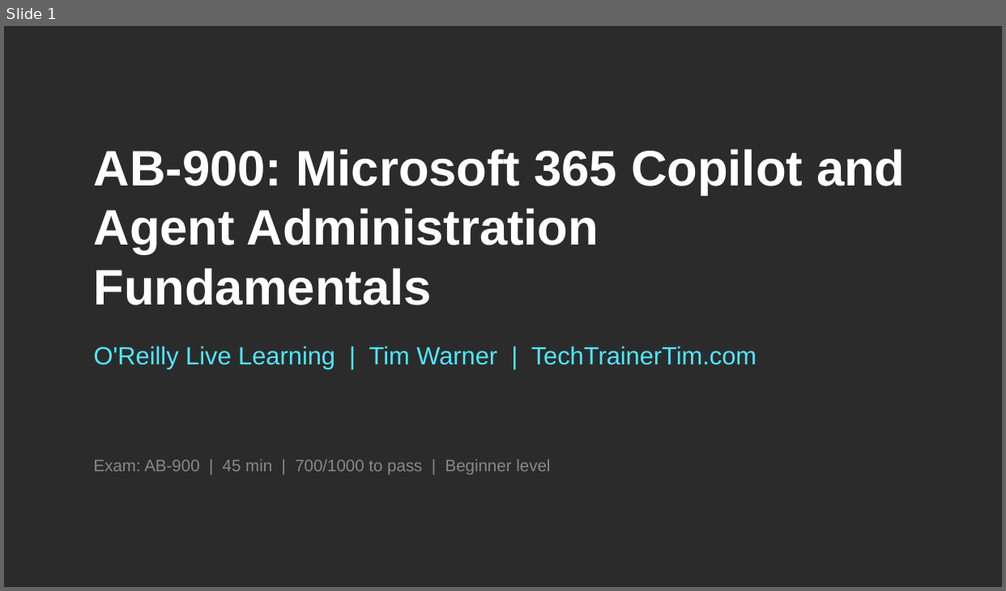
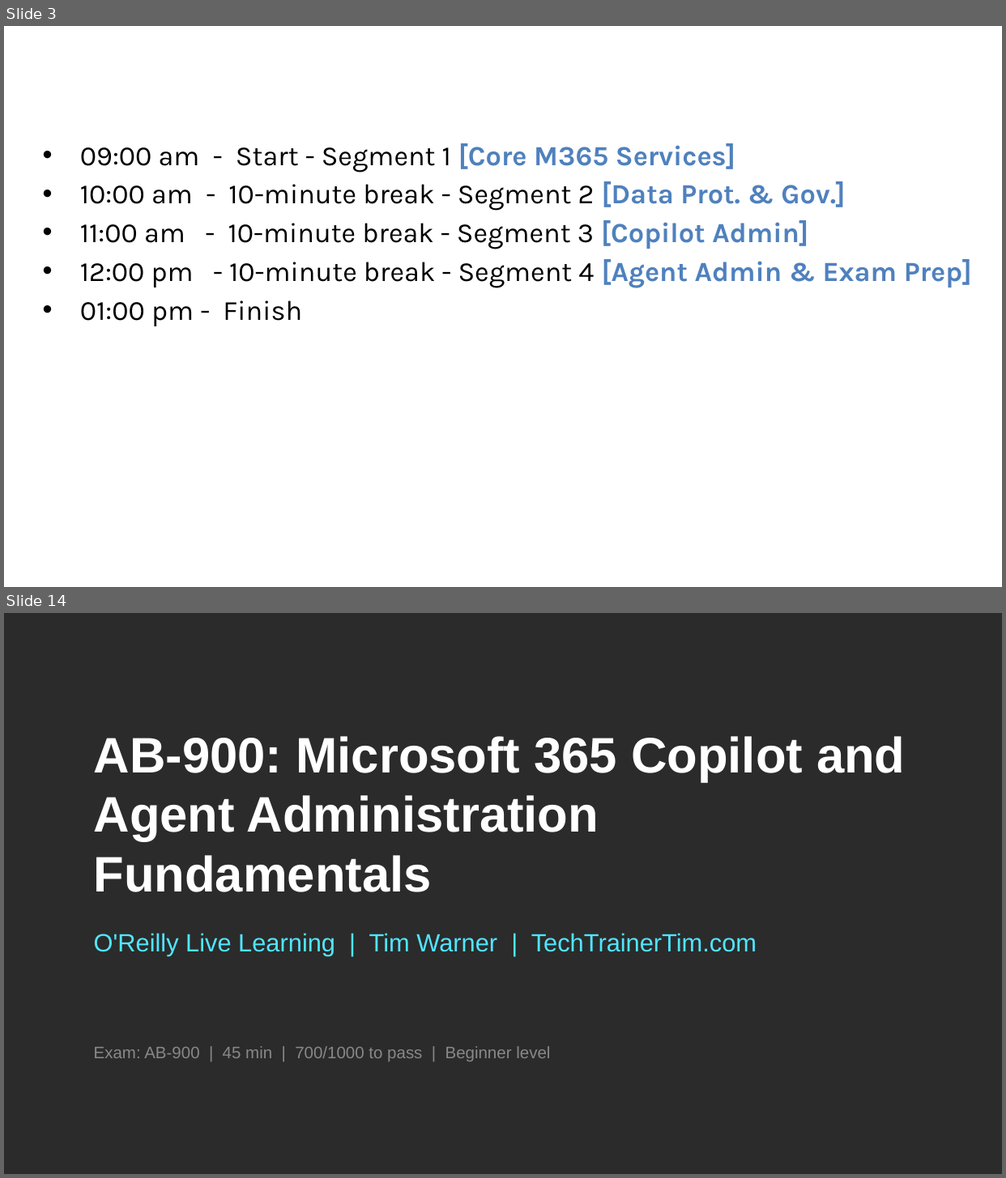
Before and after one commit to timothywarner-org/ab900, a slide deck: warner-ab900-July-2026.pptx. Shown one above the other, each under a label of ours: slide 1 before the commit, slides 3 and 14 after it; the slides between them are not shown. The pictures are 1006x591 and 1006x1178 pixels, drawn with LibreOffice and Linux fonts; fonts in the diff are those of the drawing; background and template pictures are left out; a plain dark background stands for a picture behind light text. Boxes give left, top, right and bottom in pixels: in the first picture for what was removed or moved away, otherwise in the second. Text is boxed around its words. In the diff, an @@ line names an element or a change of style, - is before the commit and + after.

```diff
--- a/warner-ab900-July-2026.pptx
+++ b/warner-ab900-July-2026.pptx
@@ slide 3 added at (x1=4, y1=26, x2=1002, y2=587), background picture (left out) @@
@@ title added at (x1=129, y1=26, x2=952, y2=85), 32 pt, text #FFFFFF @@
+Course Flow (Central Time Zone)
@@ text added at (x1=80, y1=143, x2=972, y2=327), 20 pt, text #000000 @@
+• 09:00 am - Start - Segment 1 [Core M365 Services]
+• 10:00 am - 10-minute break - Segment 2 [Data Prot. & Gov.]
+• 11:00 am - 10-minute break - Segment 3 [Copilot Admin]
+• 12:00 pm - 10-minute break - Segment 4 [Agent Admin & Exam Prep]
+• 01:00 pm - Finish
@@ what was slide 1 is now slide 14 @@
```
Also in this commit, not shown: 12 other slides added, 3 other files.
